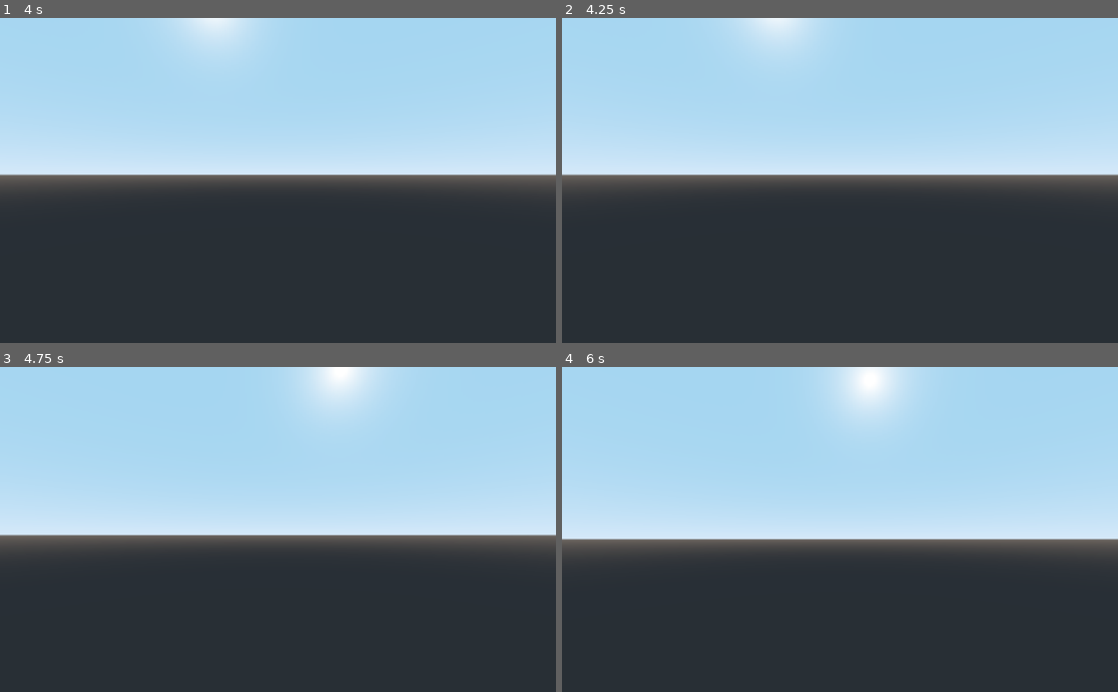
Above: before the commit, frames 1-4 (two rows, left to right).
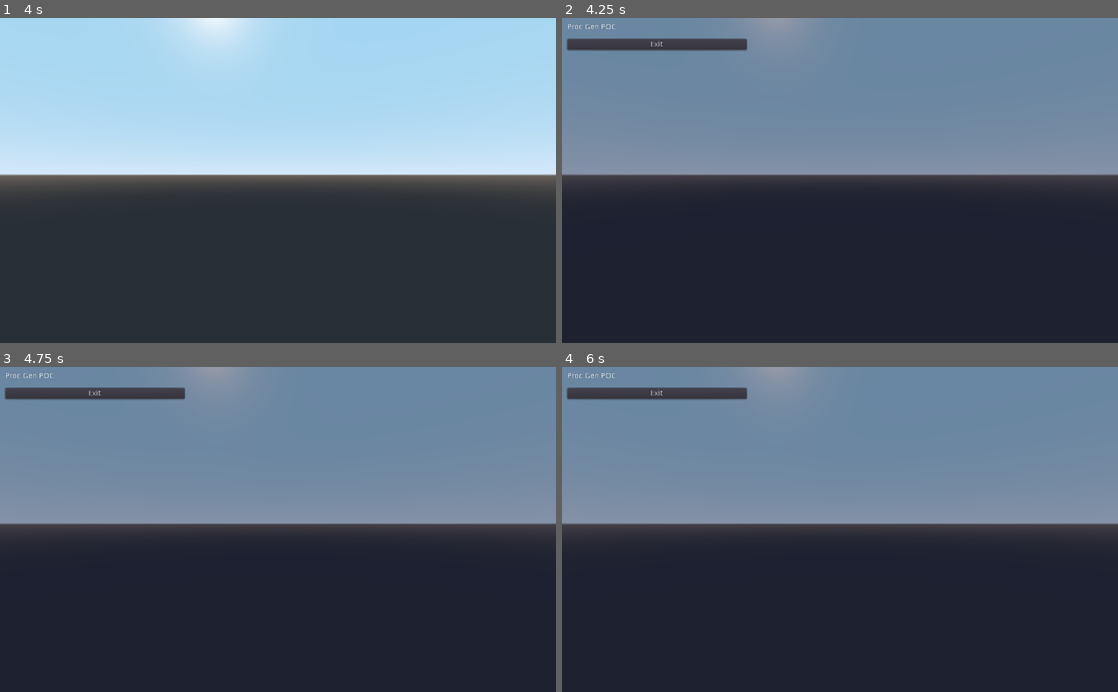
Above: after the commit, the same moments.

Repository: de86/GodotPoc
Game: Godot game, scene res://Scenes/Game.tscn
The game is run twice, just before and just after one commit, with the same random seed, the same clock (stepped at 60 frames per second) and the same inputs.
Inputs (mouse positions are in pixels of both pictures, inside the frame that each line leads up to):
- Up to frame 1 (4 s): tap Enter at 0.5, 2, 3.5 s; move the mouse to (305, 180) at 0.52 s; tap S (camera_back) at 0.6 s; tap C (camera_down) at 0.8, 1.35 s; tap Space at 1.25, 2.75 s; move the mouse to (250, 180) at 1.27 s; tap W (camera_forward) at 1.55, 2.1 s; move the mouse to (289, 174) at 2.02 s; tap Shift (camera_sprint) at 2.3, 2.85 s; move the mouse to (272, 187) at 2.77 s; tap A (camera_strafe_left) at 3.05, 3.6 s; move the mouse to (316, 183) at 3.52 s; tap D (camera_strafe_right) at 3.8 s
- Up to frame 2 (4.25 s): tap Escape (ui_toggle_menu, bound only after the commit) at 4.15 s
- Up to frame 3 (4.75 s): move the mouse to (233, 526) at 4.27 s; tap D (camera_strafe_right) at 4.35 s; tap E (camera_up) at 4.55 s
- Up to frame 4 (6 s): tap Space at 5 s; move the mouse to (845, 529) at 5.02 s; tap E (camera_up) at 5.1 s; tap F (camera_toggle_mouse_capture, bound only after the commit) at 5.3, 5.85 s; move the mouse to (817, 523) at 5.77 s

Frame 1 is identical in both runs. In frame 2, 51% of the frame differs, in the area x 0-100%, y 0-52%; in frame 3, 57%; in frame 4, 58%, in the area x 0-100%, y 0-60%.

Commit message:
Added mouse capture and release on Esc press Added simple pause menu with exit functionality

Diff:
--- a/Scenes/Game.tscn
+++ b/Scenes/Game.tscn
@@ -1,35 +1,43 @@
-[gd_scene load_steps=10 format=2]
+[gd_scene load_steps=12 format=2]
 
 [ext_resource path="res://Scripts/Game.gd" type="Script" id=1]
-[ext_resource path="res://Scripts/WorldGen/WorldGenerator.gd" type="Script" id=2]
-[ext_resource path="res://Scripts/WorldRenderer/WorldRenderer.gd" type="Script" id=3]
-[ext_resource path="res://Scenes/World/Terrain/TileBase.tscn" type="PackedScene" id=4]
-[ext_resource path="res://Scripts/WorldRenderer/TerrainNodeMap.gd" type="Script" id=5]
-[ext_resource path="res://Scenes/World/Terrain/CubePlaceholder.tscn" type="PackedScene" id=6]
-[ext_resource path="res://Scenes/World/Terrain/CylinderPlaceholder.tscn" type="PackedScene" id=7]
-[ext_resource path="res://Scenes/World/Terrain/PrismPlaceholder.tscn" type="PackedScene" id=8]
-[ext_resource path="res://Scripts/FreeCam/FreeCam.gd" type="Script" id=9]
+[ext_resource path="res://Scenes/UI/PauseMenu.tscn" type="PackedScene" id=2]
+[ext_resource path="res://Scripts/World.gd" type="Script" id=3]
+[ext_resource path="res://Scripts/WorldGen/WorldGenerator.gd" type="Script" id=4]
+[ext_resource path="res://Scripts/WorldRenderer/WorldRenderer.gd" type="Script" id=5]
+[ext_resource path="res://Scenes/World/Terrain/TileBase.tscn" type="PackedScene" id=6]
+[ext_resource path="res://Scripts/WorldRenderer/TerrainNodeMap.gd" type="Script" id=7]
+[ext_resource path="res://Scenes/World/Terrain/CubePlaceholder.tscn" type="PackedScene" id=8]
+[ext_resource path="res://Scenes/World/Terrain/CylinderPlaceholder.tscn" type="PackedScene" id=9]
+[ext_resource path="res://Scenes/World/Terrain/PrismPlaceholder.tscn" type="PackedScene" id=10]
+[ext_resource path="res://Scripts/FreeCam/FreeCam.gd" type="Script" id=11]
 
 [node name="Game" type="Node"]
+pause_mode = 2
 script = ExtResource( 1 )
 
-[node name="WorldGenerator" type="Node" parent="."]
-script = ExtResource( 2 )
+[node name="PauseMenu" parent="." instance=ExtResource( 2 )]
 
-[node name="WorldRenderer" type="Node" parent="."]
+[node name="World" type="Node" parent="."]
+pause_mode = 1
+script = ExtResource( 3 )
+
+[node name="WorldGenerator" type="Node" parent="World"]
+script = ExtResource( 4 )
+
+[node name="WorldRenderer" type="Node" parent="World"]
 editor/display_folded = true
-script = ExtResource( 3 )
-TileBase = ExtResource( 4 )
+script = ExtResource( 5 )
+TileBase = ExtResource( 6 )
 
-[node name="TerrainNodeMap" type="Node" parent="WorldRenderer"]
-script = ExtResource( 5 )
-Cube = ExtResource( 6 )
-Cylinder = ExtResource( 7 )
-Prism = ExtResource( 8 )
+[node name="TerrainNodeMap" type="Node" parent="World/WorldRenderer"]
+script = ExtResource( 7 )
+Cube = ExtResource( 8 )
+Cylinder = ExtResource( 9 )
+Prism = ExtResource( 10 )
 
-[node name="FreeCam" type="KinematicBody" parent="."]
-transform = Transform( 1, 0, 0, 0, 1, 0, 0, 0, 1, 0, 0, 0 )
-script = ExtResource( 9 )
+[node name="FreeCam" type="KinematicBody" parent="World"]
+script = ExtResource( 11 )
 
-[node name="Camera" type="Camera" parent="FreeCam"]
-transform = Transform( 1, 0, 0, 0, 1, 0, 0, 0, 1, 0, 0, 0 )
+[node name="Camera" type="Camera" parent="World/FreeCam"]
+[connection signal="pause_menu_toggled" from="." to="World/FreeCam" method="_on_Game_pause_menu_toggled"]
--- /dev/null
+++ b/Scenes/UI/PauseMenu.tscn
@@ -0,0 +1,38 @@
+[gd_scene load_steps=3 format=2]
+
+[ext_resource path="res://Scripts/PauseMenu/PauseMenu.gd" type="Script" id=1]
+[ext_resource path="res://Scripts/PauseMenu/Exit.gd" type="Script" id=2]
+
+[node name="PauseMenu" type="Control"]
+margin_right = 1024.0
+margin_bottom = 600.0
+script = ExtResource( 1 )
+
+[node name="ColorRect" type="ColorRect" parent="."]
+margin_right = 1024.0
+margin_bottom = 600.0
+color = Color( 0.0509804, 0.0509804, 0.156863, 0.396078 )
+
+[node name="MarginContainer" type="MarginContainer" parent="."]
+margin_left = 10.0
+margin_top = 10.0
+margin_right = 340.0
+margin_bottom = 590.0
+
+[node name="VBoxContainer" type="VBoxContainer" parent="MarginContainer"]
+margin_right = 330.0
+margin_bottom = 580.0
+custom_constants/separation = 15
+
+[node name="Label" type="Label" parent="MarginContainer/VBoxContainer"]
+margin_right = 330.0
+margin_bottom = 14.0
+text = "Proc Gen POC"
+
+[node name="Exit" type="Button" parent="MarginContainer/VBoxContainer"]
+margin_top = 29.0
+margin_right = 330.0
+margin_bottom = 49.0
+text = "Exit"
+script = ExtResource( 2 )
+[connection signal="button_up" from="MarginContainer/VBoxContainer/Exit" to="MarginContainer/VBoxContainer/Exit" method="_on_Exit_button_up"]
--- /dev/null
+++ b/Scripts/Enum/INPUTS.gd
@@ -0,0 +1,16 @@
+extends Node
+
+var MOVEMENT = {
+    SPRINT = "camera_sprint",
+    FORWARD = "camera_forward",
+    BACK = "camera_back",
+    UP = "camera_up",
+    DOWN = "camera_down",
+    STRAFE_LEFT = "camera_strafe_left",
+    STRAFE_RIGHT = "camera_strafe_right"
+}
+
+
+var UI = {
+    TOGGLE_MENU = "ui_toggle_menu"
+}
--- a/Scripts/FreeCam/FreeCam.gd
+++ b/Scripts/FreeCam/FreeCam.gd
@@ -1,52 +1,70 @@
 extends KinematicBody
+
+
 
 const MOVE_SPEED = 100
 const MOUSE_SENSITIVITY = 0.2
 const MAX_Y_CAMERA_ANGLE = 180
 
-const FORWARD = "camera_forward"
-const BACK = "camera_back"
-const UP = "camera_up"
-const DOWN = "camera_down"
-const STRAFE_LEFT = "camera_strafe_left"
-const STRAFE_RIGHT = "camera_strafe_right"
 const SPRINT = "camera_sprint"
+const TOGGLE_MOUSE_CAPTURE = "camera_toggle_mouse_capture"
 
 onready var camera = $Camera
 onready var viewport = get_viewport()
 
 var velocity = Vector3()
 var camera_y_angle = 0
+var is_mouse_movement_captured = false
 
 var camera_movement_inputs = [
-    FORWARD,
-    BACK,
-    UP,
-    DOWN,
-    STRAFE_LEFT,
-    STRAFE_RIGHT
+    INPUTS.MOVEMENT.FORWARD,
+    INPUTS.MOVEMENT.BACK,
+    INPUTS.MOVEMENT.UP,
+    INPUTS.MOVEMENT.DOWN,
+    INPUTS.MOVEMENT.STRAFE_LEFT,
+    INPUTS.MOVEMENT.STRAFE_RIGHT
 ]
 
 
+
+func _ready():
+    _capture_mouse_movement()
+
+
+
 func _physics_process(delta):
-    if _get_is_camera_movement_input_pressed():
+    if _get_is_movement_input_pressed():
         _move(delta)
 
 
 
 func _input(event):
+    if event is InputEventKey and event.is_action(TOGGLE_MOUSE_CAPTURE) and !event.pressed:
+        _set_mouse_capture(!is_mouse_movement_captured)
     _aim(event)
 
 
 
-func _get_is_camera_movement_input_pressed():
-    var is_camera_movement_input_pressed = false
+func _capture_mouse_movement():
+    Input.set_mouse_mode(Input.MOUSE_MODE_CAPTURED)
+    is_mouse_movement_captured = true
+
+
+
+func _release_mouse_movement():
+    Input.set_mouse_mode(Input.MOUSE_MODE_VISIBLE)
+    is_mouse_movement_captured = false
+
+
+
+func _get_is_movement_input_pressed():
+    var is_movement_input_pressed = false
 
     for i in range(camera_movement_inputs.size()):
         if Input.is_action_pressed(camera_movement_inputs[i]):
-            is_camera_movement_input_pressed = true
+            is_movement_input_pressed = true
 
-    return is_camera_movement_input_pressed
+    return is_movement_input_pressed
 
 
 
@@ -55,36 +73,50 @@
     var direction = Vector3()
     var transform_basis = camera.get_camera_transform().basis
 
-    if Input.is_action_pressed(SPRINT):
+    if Input.is_action_pressed(INPUTS.MOVEMENT.SPRINT):
         move_speed *= 2
 
-    if Input.is_action_pressed(FORWARD) and not Input.is_action_pressed(BACK):
-        direction += -transform_basis[2]
+    if Input.is_action_pressed(INPUTS.MOVEMENT.FORWARD) and not Input.is_action_pressed(INPUTS.MOVEMENT.BACK):
+        direction += -transform_basis.z
 
-    if Input.is_action_pressed(BACK) and not Input.is_action_pressed(FORWARD):
-        direction += transform_basis[2]
+    if Input.is_action_pressed(INPUTS.MOVEMENT.BACK) and not Input.is_action_pressed(INPUTS.MOVEMENT.FORWARD):
+        direction += transform_basis.z
 
-    if Input.is_action_pressed(UP) and not Input.is_action_pressed(DOWN):
-        direction += transform_basis[1]
+    if Input.is_action_pressed(INPUTS.MOVEMENT.UP) and not Input.is_action_pressed(INPUTS.MOVEMENT.DOWN):
+        direction += transform_basis.y
 
-    if Input.is_action_pressed(DOWN) and not Input.is_action_pressed(UP):
-        direction += -transform_basis[1]
+    if Input.is_action_pressed(INPUTS.MOVEMENT.DOWN) and not Input.is_action_pressed(INPUTS.MOVEMENT.UP):
+        direction += -transform_basis.y
 
-    if Input.is_action_pressed(STRAFE_LEFT) and not Input.is_action_pressed(STRAFE_RIGHT):
-        direction += -transform_basis[0]
+    if Input.is_action_pressed(INPUTS.MOVEMENT.STRAFE_LEFT) and not Input.is_action_pressed(INPUTS.MOVEMENT.STRAFE_RIGHT):
+        direction += -transform_basis.x
 
-    if Input.is_action_pressed(STRAFE_RIGHT) and not Input.is_action_pressed(STRAFE_LEFT):
-        direction += transform_basis[0]
+    if Input.is_action_pressed(INPUTS.MOVEMENT.STRAFE_RIGHT) and not Input.is_action_pressed(INPUTS.MOVEMENT.STRAFE_LEFT):
+        direction += transform_basis.x
 
     velocity = direction.normalized() * move_speed * delta
-    move_and_slide(velocity, Vector3(0, 1, 0))
+    move_and_slide(velocity, Vector3.UP)
+
+
+
+func _set_mouse_capture(should_capture):
+        if should_capture:
+            _capture_mouse_movement()
+        else:
+            _release_mouse_movement()
+
 
 
 func _aim(event):
-    if event is InputEventMouseMotion:
+    if is_mouse_movement_captured and event is InputEventMouseMotion:
         rotate_y(deg2rad(-event.relative.x * MOUSE_SENSITIVITY))
 
         var camera_y_rotation_change = -event.relative.y * MOUSE_SENSITIVITY
         if camera_y_angle + camera_y_rotation_change < 90 and camera_y_angle + camera_y_rotation_change > -90:
             camera.rotate_x(deg2rad(camera_y_rotation_change))
             camera_y_angle += camera_y_rotation_change
+
+
+
+func _on_Game_pause_menu_toggled(is_paused):
+    _set_mouse_capture(!is_paused)
--- a/Scripts/Game.gd
+++ b/Scripts/Game.gd
@@ -1,11 +1,23 @@
 extends Node
 
-onready var WorldGenerator = $WorldGenerator
-onready var WorldRenderer = $WorldRenderer
 
 
-func _ready():
-    randomize()
-    var world = WorldGenerator.generate_world()
-    WorldRenderer.render_world(world)
-    Input.set_mouse_mode(Input.MOUSE_MODE_CAPTURED)
+signal pause_menu_toggled(is_paused)
+
+onready var world = $World
+onready var pause_menu = $PauseMenu
+
+
+
+func _input(event):
+    if event is InputEventKey:
+        if event.is_action_pressed(INPUTS.UI.TOGGLE_MENU):
+            _toggle_menu()
+
+
+
+func _toggle_menu():
+    var scene_tree = get_tree()
+    scene_tree.paused = !scene_tree.paused
+    pause_menu.toggle(scene_tree.paused)
+    emit_signal("pause_menu_toggled", scene_tree.paused)
--- /dev/null
+++ b/Scripts/PauseMenu/Exit.gd
@@ -0,0 +1,8 @@
+extends Button
+
+func _ready():
+    pass
+
+
+func _on_Exit_button_up():
+    get_tree().quit()
--- /dev/null
+++ b/Scripts/PauseMenu/PauseMenu.gd
@@ -0,0 +1,11 @@
+extends Control
+
+
+
+func _ready():
+    visible = false
+
+
+
+func toggle(isOpen):
+    self.visible = isOpen
--- /dev/null
+++ b/Scripts/World.gd
@@ -0,0 +1,11 @@
+extends Node
+
+
+onready var WorldGenerator = $WorldGenerator
+onready var WorldRenderer = $WorldRenderer
+
+
+func _ready():
+    randomize()
+    var world = WorldGenerator.generate_world()
+    WorldRenderer.render_world(world)
--- a/project.godot
+++ b/project.godot
@@ -18,6 +18,10 @@
 config/name="DungeonCrawlerPOC"
 run/main_scene="res://Scenes/Game.tscn"
 config/icon="res://icon.png"
+
+[autoload]
+
+INPUTS="*res://Scripts/Enum/INPUTS.gd"
 
 [input]
 
@@ -56,6 +60,16 @@
 "events": [ Object(InputEventKey,"resource_local_to_scene":false,"resource_name":"","device":0,"alt":false,"shift":false,"control":false,"meta":false,"command":false,"pressed":false,"scancode":16777237,"unicode":0,"echo":false,"script":null)
  ]
 }
+camera_toggle_mouse_capture={
+"deadzone": 0.5,
+"events": [ Object(InputEventKey,"resource_local_to_scene":false,"resource_name":"","device":0,"alt":false,"shift":false,"control":false,"meta":false,"command":false,"pressed":false,"scancode":70,"unicode":0,"echo":false,"script":null)
+ ]
+}
+ui_toggle_menu={
+"deadzone": 0.5,
+"events": [ Object(InputEventKey,"resource_local_to_scene":false,"resource_name":"","device":0,"alt":false,"shift":false,"control":false,"meta":false,"command":false,"pressed":false,"scancode":16777217,"unicode":0,"echo":false,"script":null)
+ ]
+}
 
 [layer_names]
 
